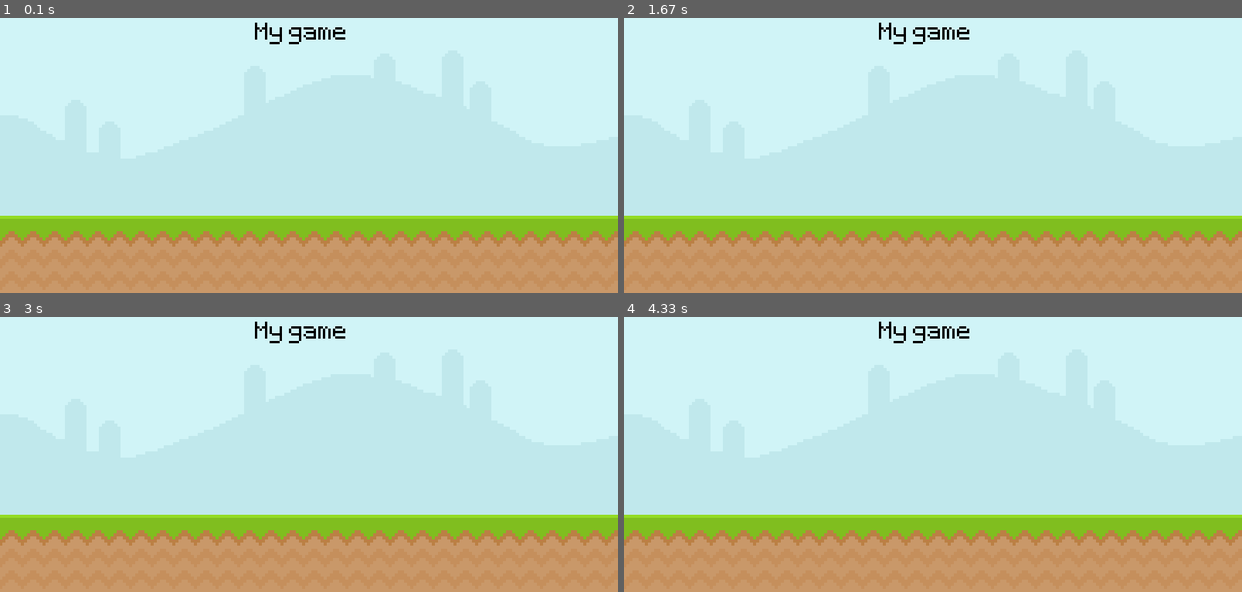
Above: before the commit, frames 1-4 (two rows, left to right).
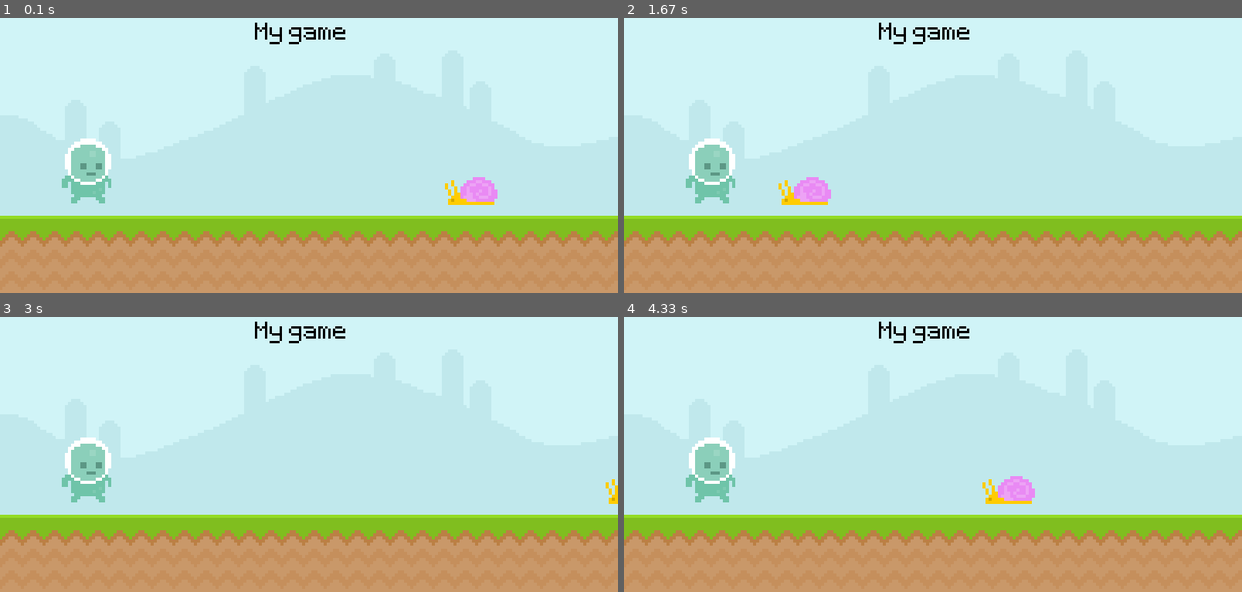
Above: after the commit, the same moments.

Repository: chpink0518/oryuCC
Game: pygame game, started from make_game/main.py
Two runs of this game, one before a commit and one after it. Both use one fixed random seed, a clock stepped at 60 frames per second and the inputs below.
Inputs:
- Up to frame 1 (0.1 s): no input
- Up to frame 2 (1.67 s): no input
- Up to frame 3 (3 s): no input
- Up to frame 4 (4.33 s): no input

The runs differ from the first frame. In frame 1, 2.0% of the frame differs, in the area x 10-81%, y 43-68%; in frame 2, 2.0%; in frame 3, 1.5%; in frame 4, 2.0%.

Commit message:
make_game part 3

Diff:
--- a/make_game/main.py
+++ b/make_game/main.py
@@ -11,13 +11,23 @@
 # 7. change caption
 pygame.display.set_caption("YES의 게임")
 
+# 01. change icon
+icon = pygame.image.load('graphics/snail_icon.png')
+pygame.display.set_icon(icon)
+
 clock = pygame.time.Clock()
 
-sky_surface = pygame.image.load('graphics/Sky.png')
-ground_surface = pygame.image.load('graphics/ground.png')
+sky_surface = pygame.image.load('graphics/Sky.png').convert()
+ground_surface = pygame.image.load('graphics/ground.png').convert()
 
 my_font = pygame.font.Font('font/Pixeltype.ttf', 50)
 text_surface = my_font.render('My game', False, 'Black')
+
+snail_surface = pygame.image.load('graphics/snail/snail1.png').convert_alpha()
+snail_x_pos = 600
+
+player_surf = pygame.image.load('graphics/player/player_walk_1.png').convert_alpha()
+player_rect = player_surf.get_rect(topleft = (80, 200))
 
 # 4. main loop
 while True:
@@ -31,5 +41,11 @@
     win.blit(ground_surface, (0,300))
     win.blit(text_surface, (330,50))
 
+    snail_x_pos -= 4
+    if snail_x_pos < -100: snail_x_pos = 800
+    win.blit(snail_surface, (snail_x_pos,250))
+
+    win.blit(player_surf, player_rect)
+
     pygame.display.update()
     clock.tick(60)
Not shown, added: make_game/infos3.ipynb
Not shown, added: pdf/게임을 만들며 배우는 파이썬3.pdf
